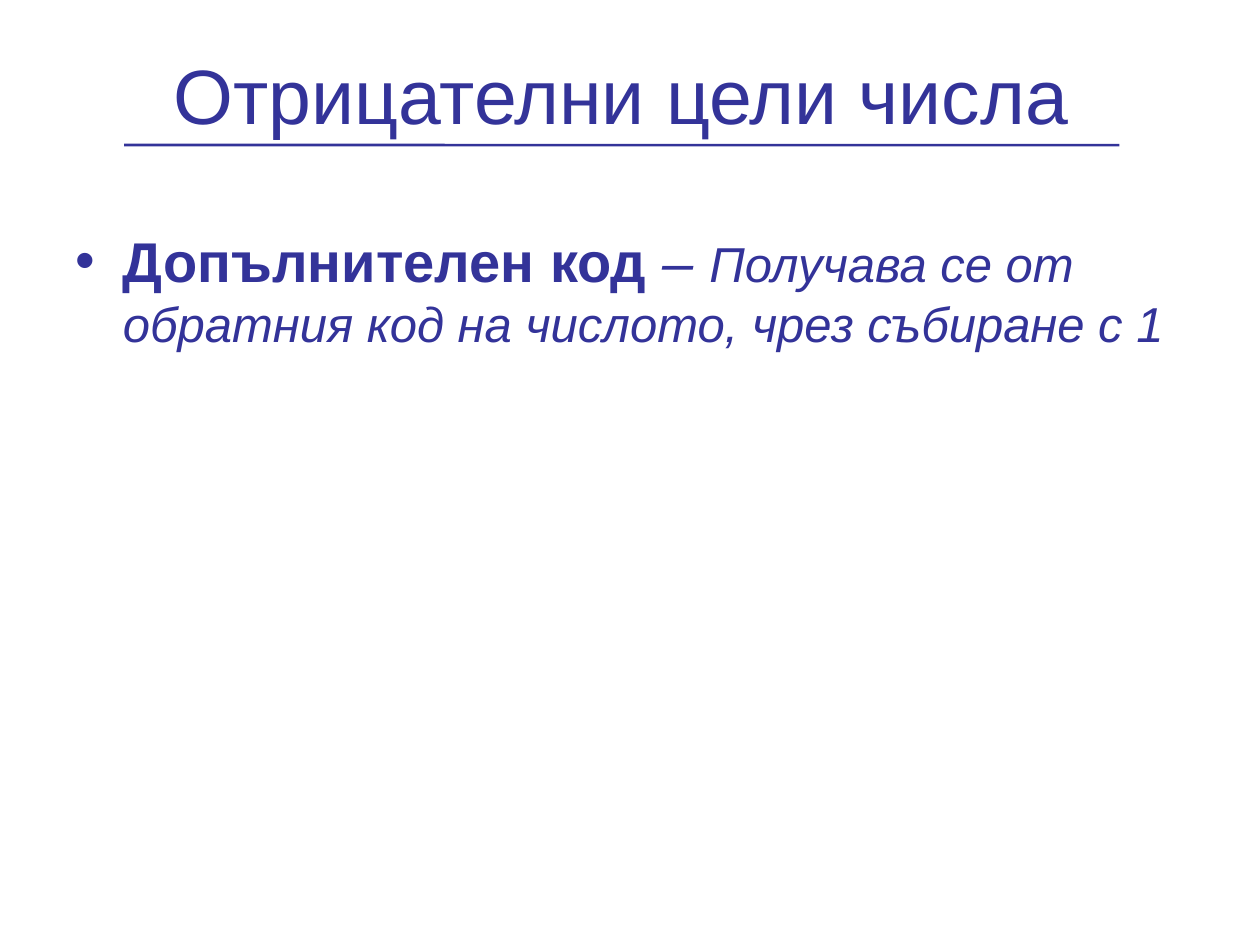
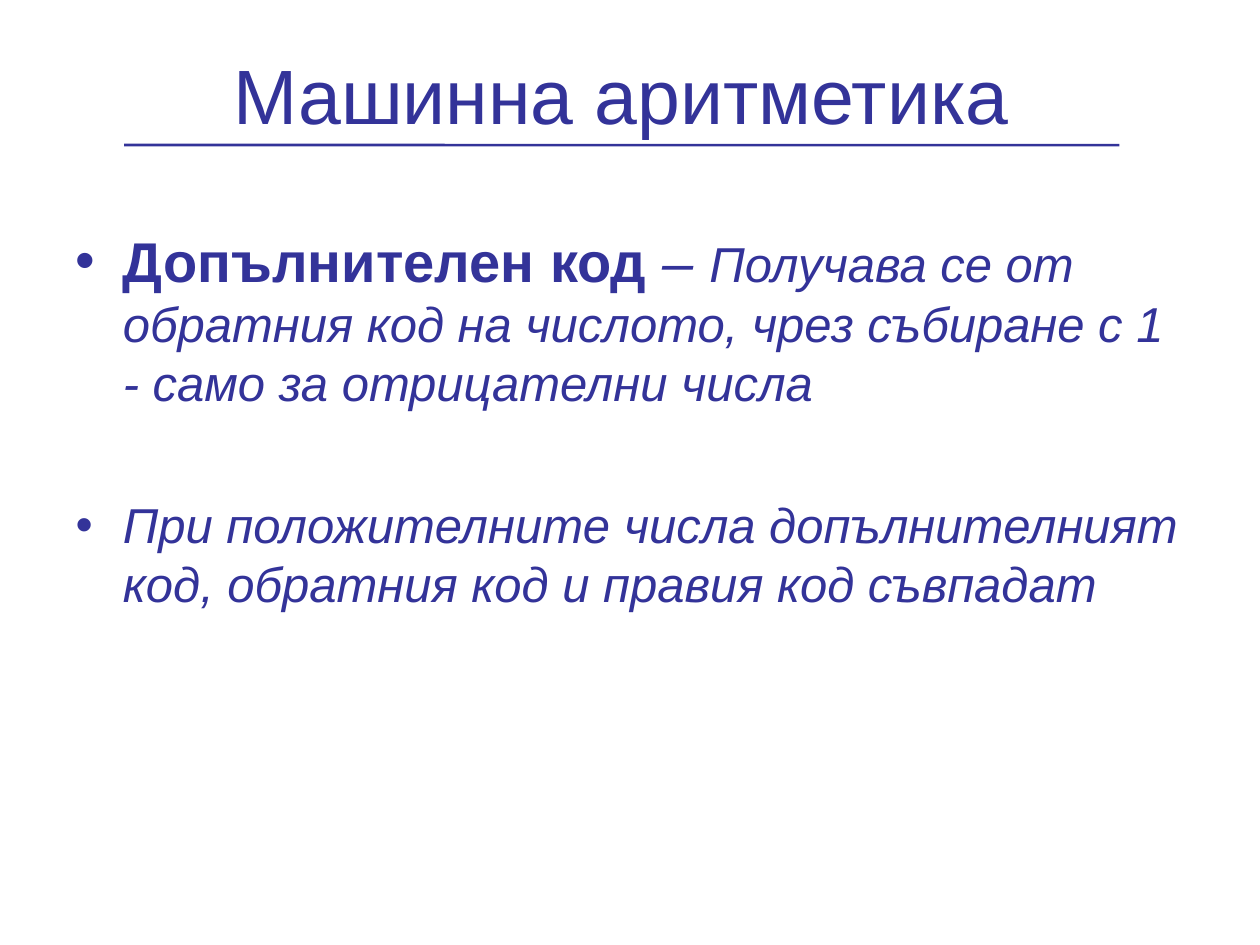
Before and after one commit to vpeevski/academy, a slide deck: slide 12 of Presentations/NumericalSystems/PredstavqneNaChislata.ppt (slide 8 before the commit). Drawn at 1260x945 pixels with LibreOffice and Linux fonts; fonts in the diff are those of the drawing; background and template pictures are left out. Boxes give left, top, right and bottom in pixels: in the first picture for what was removed or moved away, otherwise in the second. Text is boxed around its words. In the diff, an @@ line names an element or a change of style, - is before the commit and + after.

```diff
--- a/Presentations/NumericalSystems/PredstavqneNaChislata.ppt
+++ b/Presentations/NumericalSystems/PredstavqneNaChislata.ppt
@@ title at box(233, 71, 1008, 139): text changed @@
-Отрицателни цели числа
+Машинна аритметика
@@ text at box(123, 243, 1178, 612): text changed @@
-• Допълнителен код – Получава се от обратния код на числото, чрез събиране с 1
+• Допълнителен код – Получава се от обратния код на числото, чрез събиране с 1 - само за отрицателни числа
+• При положителните числа допълнителният код, обратния код и правия код съвпадат
```
Also in this commit, not shown: 4 other slides changed, 4 slides added, 10 slides removed.
